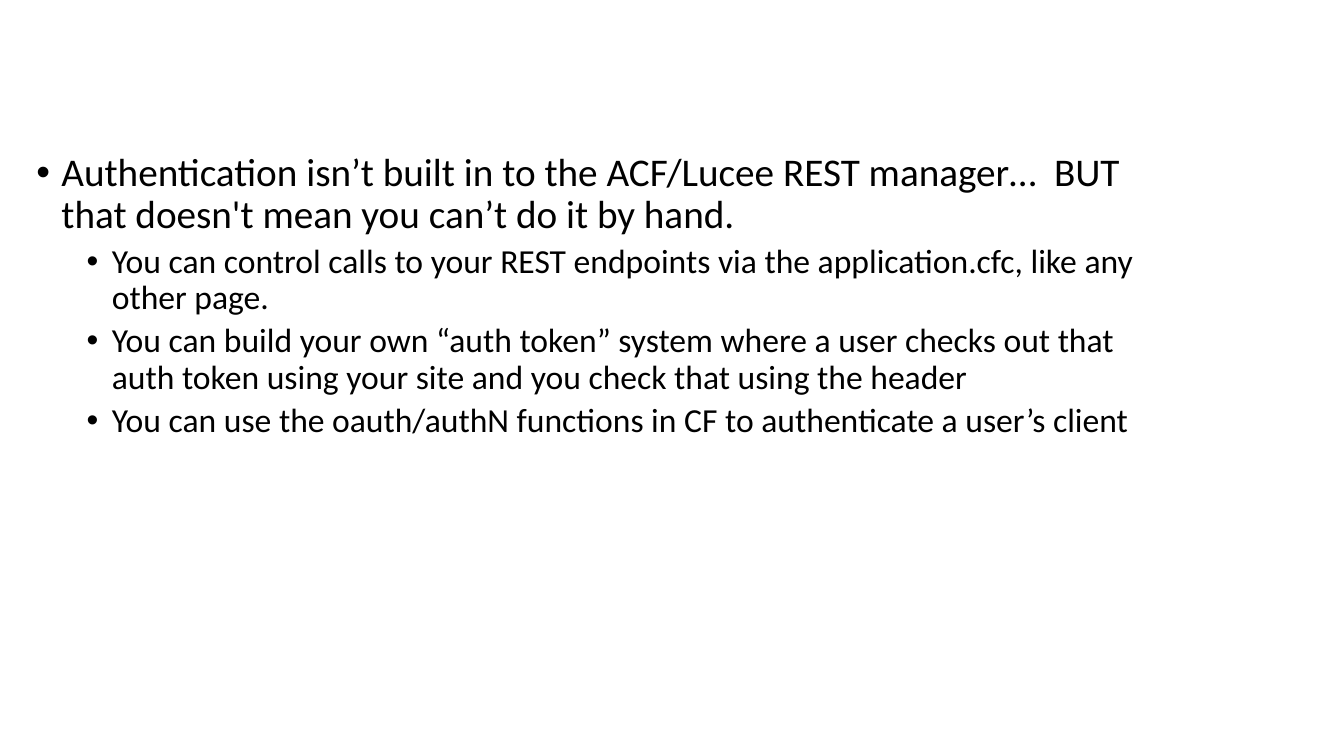
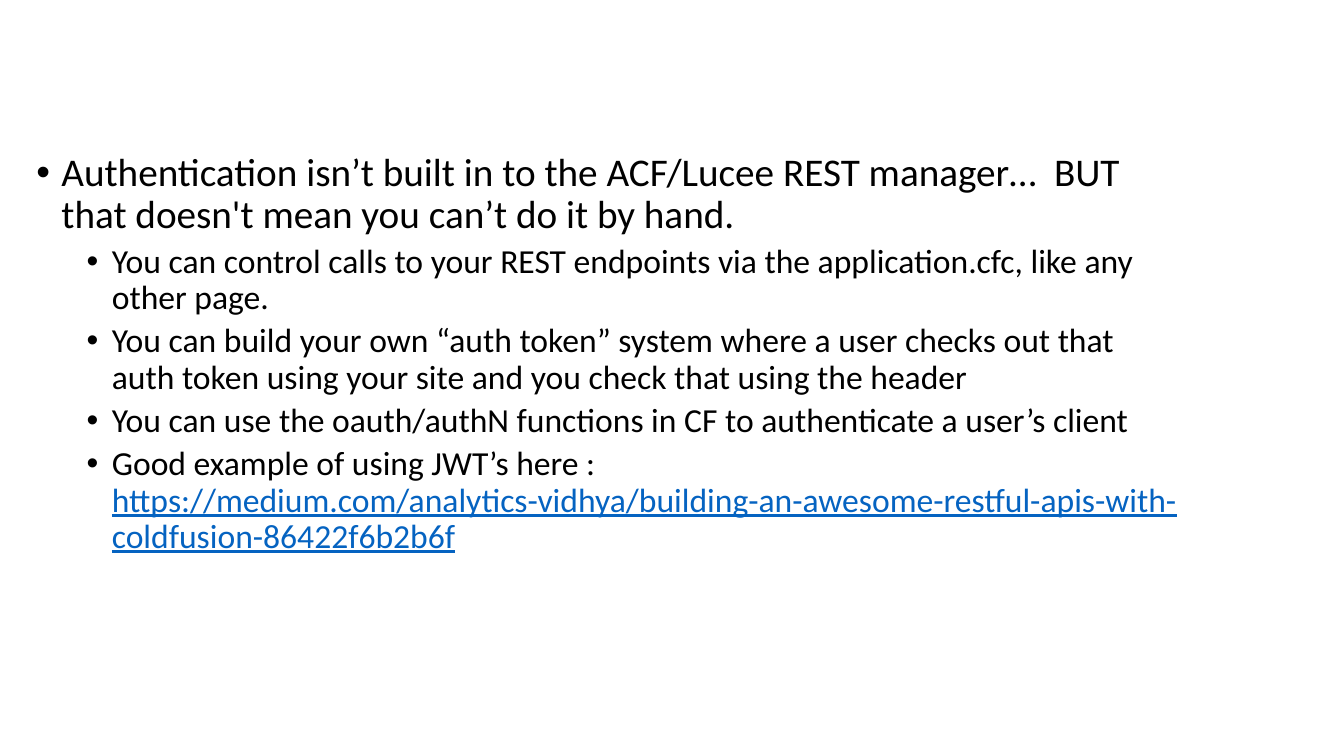
Before and after one commit to quetwo/hawaii-apis, a slide deck: slide 33 of HawaiiCFUG - APIs.pptx (slide 29 before the commit). Drawn at 1344x756 pixels with LibreOffice and Linux fonts; fonts in the diff are those of the drawing; background and template pictures are left out. Boxes give left, top, right and bottom in pixels: in the first picture for what was removed or moved away, otherwise in the second. Text is boxed around its words. In the diff, an @@ line names an element or a change of style, - is before the commit and + after.

Commit message:
Adding demo 0 for examples on how to consume REST endpoints with cfhttp

```diff
--- a/HawaiiCFUG - APIs.pptx
+++ b/HawaiiCFUG - APIs.pptx
@@ text at [112, 451, 1176, 553]: paragraph added @@
+  • Good example of using JWT’s here : https://medium.com/analytics-vidhya/building-an-awesome-restful-apis-with-coldfusion-86422f6b2b6f
```
Also in this commit, not shown: 4 slides added, 2 other files.
